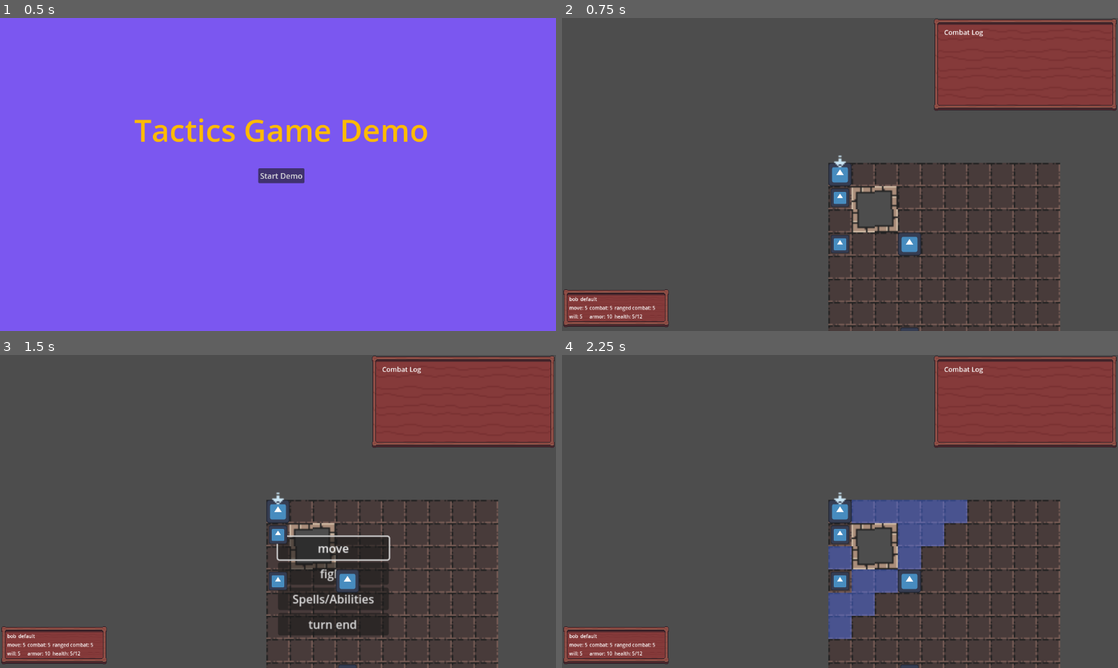
Above: before the commit, frames 1-4 (two rows, left to right).
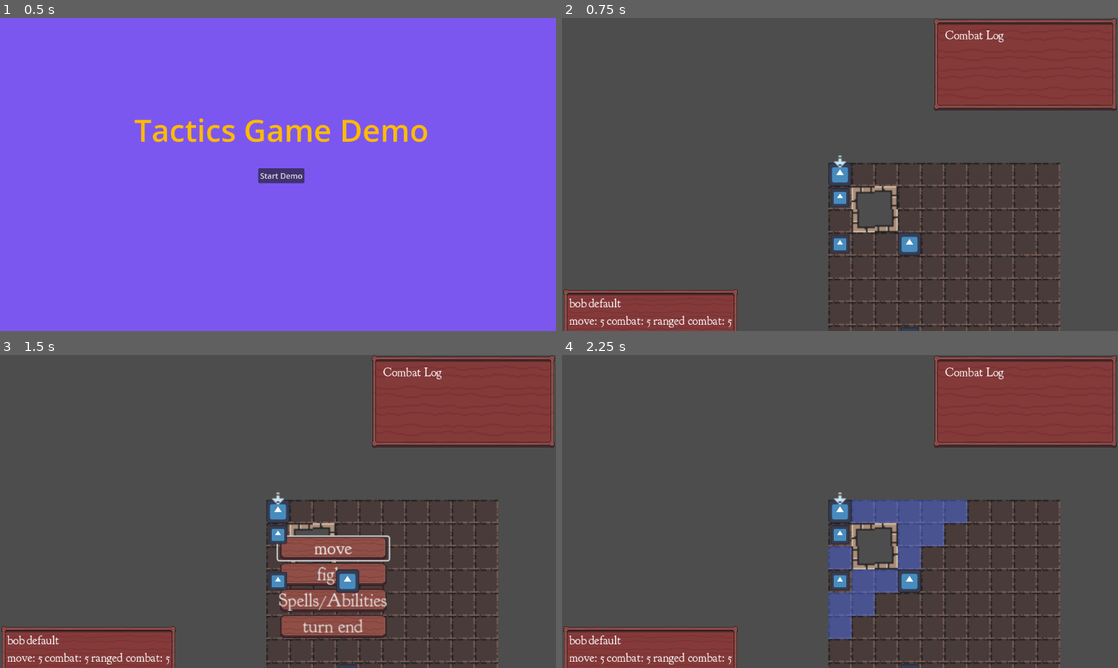
Above: after the commit, the same moments.

Repository: brianhall1313/dungeon-tactics
Game: Godot game, scene res://Scene/start_screen.tscn
The game is run twice, just before and just after one commit, with the same random seed, the same clock (stepped at 60 frames per second) and the same inputs. The engine's default icon, where the game draws it, is replaced by a stand-in: a white triangle on a blue panel in a dark square.
Inputs (mouse positions are in pixels of both pictures, inside the frame that each line leads up to):
- Up to frame 1 (0.5 s): no input
- Up to frame 2 (0.75 s): click "Start Demo" at 0.5 s
- Up to frame 3 (1.5 s): tap Enter at 1.25 s; move the mouse to (461, 401) at 1.27 s
- Up to frame 4 (2.25 s): click "move" at 2 s

Frame 1 is identical in both runs. In frame 2, 2.8% of the frame differs, in the area x 0-80%, y 3-100%; in frame 3, 7.9%; in frame 4, 2.8%.

Commit message:
more ui stuff, found and fixed s bug doing so

Diff:
--- a/Global/Global.gd
+++ b/Global/Global.gd
@@ -2,7 +2,7 @@
 
 var current_state:State
 var dead_position:Vector2
-var debug:bool = true
+var debug:bool = false
 var Character=preload("res://Scene/Character.tscn")
 var cell_size:int = 16
 @onready var free_spaces:Array=[4]
--- a/Resources/dungeon_theme.tres
+++ b/Resources/dungeon_theme.tres
@@ -1,6 +1,9 @@
-[gd_resource type="Theme" load_steps=3 format=3 uid="uid://5fu88ou1dk5"]
+[gd_resource type="Theme" load_steps=6 format=3 uid="uid://5fu88ou1dk5"]
 
+[ext_resource type="FontFile" uid="uid://cgeqqxharig4e" path="res://Resources/GoudyBookletter1911-Regular.ttf" id="1_4uqtn"]
 [ext_resource type="Texture2D" uid="uid://bn6tbhu2txgn2" path="res://textures/Wooden Pixel Art GUI 32x32.png" id="1_cgaqg"]
+[ext_resource type="StyleBox" uid="uid://bcoqgx8in6e51" path="res://textures/gui_button_hover.tres" id="1_v0v4v"]
+[ext_resource type="StyleBox" uid="uid://ds4wm71v8qjca" path="res://textures/gui_button.tres" id="2_jkgow"]
 
 [sub_resource type="StyleBoxTexture" id="StyleBoxTexture_1fhaq"]
 texture = ExtResource("1_cgaqg")
@@ -11,6 +14,13 @@
 region_rect = Rect2(160, 640, 96, 96)
 
 [resource]
+Button/font_sizes/font_size = 25
+Button/fonts/font = ExtResource("1_4uqtn")
+Button/styles/hover = ExtResource("1_v0v4v")
+Button/styles/normal = ExtResource("2_jkgow")
+Label/font_sizes/font_size = 25
+Label/fonts/font = ExtResource("1_4uqtn")
 PanelContainer/styles/panel = SubResource("StyleBoxTexture_1fhaq")
 RichTextLabel/colors/default_color = Color(1, 1, 1, 1)
-RichTextLabel/fonts/normal_font = null
+RichTextLabel/font_sizes/normal_font_size = 25
+RichTextLabel/fonts/normal_font = ExtResource("1_4uqtn")
--- a/Scene/Map.gd
+++ b/Scene/Map.gd
@@ -411,6 +411,7 @@
 	var is_pause:bool = true
 	for x in players_list.alive_list:
 		if local_to_map(x.position)==local_to_map(Pointer.position):
+			current_character=x
 			if current_character.turn_tracker['moved'] and current_character.turn_tracker['turn_complete']==false:
 				is_pause = false
 				current_character.undo_movement()
--- a/Scene/Map.tscn
+++ b/Scene/Map.tscn
@@ -105,6 +105,7 @@
 anchor_bottom = 0.0
 grow_horizontal = 1
 grow_vertical = 1
+theme = ExtResource("16_lckb1")
 metadata/_edit_use_anchors_ = true
 
 [node name="fight_menus" parent="." instance=ExtResource("14_l63jg")]
@@ -126,7 +127,6 @@
 
 [node name="combat_log" type="RichTextLabel" parent="CanvasLayer/PanelContainer/log_margin"]
 layout_mode = 2
-theme_override_font_sizes/normal_font_size = 14
 text = " Combat Log
 "
 scroll_following = true
--- a/Scene/fight_menu.tscn
+++ b/Scene/fight_menu.tscn
@@ -1,7 +1,8 @@
-[gd_scene load_steps=8 format=3 uid="uid://ccnqpbi2cakl6"]
+[gd_scene load_steps=9 format=3 uid="uid://ccnqpbi2cakl6"]
 
 [ext_resource type="Script" path="res://Scene/menus.gd" id="1_fp5t1"]
 [ext_resource type="Script" path="res://Scene/fight_menu.gd" id="1_i3yku"]
+[ext_resource type="Theme" uid="uid://5fu88ou1dk5" path="res://Resources/dungeon_theme.tres" id="1_lc3y3"]
 [ext_resource type="Script" path="res://Scene/fight_menu_move.gd" id="1_yikbl"]
 [ext_resource type="Script" path="res://Scene/fight_menu_fight.gd" id="3_cpa2e"]
 [ext_resource type="Script" path="res://Scene/fight_menu_spells_and_abilities.gd" id="4_a1o32"]
@@ -13,6 +14,7 @@
 anchors_preset = 0
 offset_right = 153.0
 scale = Vector2(0.5, 0.5)
+theme = ExtResource("1_lc3y3")
 script = ExtResource("1_fp5t1")
 metadata/_edit_group_ = true
 
--- a/Scene/selected_character_info.tscn
+++ b/Scene/selected_character_info.tscn
@@ -28,12 +28,10 @@
 
 [node name="character_name" type="Label" parent="PanelContainer/MarginContainer/FlowContainer/HBoxContainer"]
 layout_mode = 2
-theme_override_font_sizes/font_size = 10
 text = "default"
 
 [node name="character_job" type="Label" parent="PanelContainer/MarginContainer/FlowContainer/HBoxContainer"]
 layout_mode = 2
-theme_override_font_sizes/font_size = 10
 text = "default"
 
 [node name="GridContainer" type="GridContainer" parent="PanelContainer/MarginContainer/FlowContainer"]
@@ -44,30 +42,24 @@
 
 [node name="move" type="Label" parent="PanelContainer/MarginContainer/FlowContainer/GridContainer"]
 layout_mode = 2
-theme_override_font_sizes/font_size = 10
 text = "default"
 
 [node name="combat" type="Label" parent="PanelContainer/MarginContainer/FlowContainer/GridContainer"]
 layout_mode = 2
-theme_override_font_sizes/font_size = 10
 text = "default"
 
 [node name="ranged_combat" type="Label" parent="PanelContainer/MarginContainer/FlowContainer/GridContainer"]
 layout_mode = 2
-theme_override_font_sizes/font_size = 10
 text = "default"
 
 [node name="will" type="Label" parent="PanelContainer/MarginContainer/FlowContainer/GridContainer"]
 layout_mode = 2
-theme_override_font_sizes/font_size = 10
 text = "default"
 
 [node name="armor" type="Label" parent="PanelContainer/MarginContainer/FlowContainer/GridContainer"]
 layout_mode = 2
-theme_override_font_sizes/font_size = 10
 text = "default"
 
 [node name="health" type="Label" parent="PanelContainer/MarginContainer/FlowContainer/GridContainer"]
 layout_mode = 2
-theme_override_font_sizes/font_size = 10
 text = "default"
--- /dev/null
+++ b/textures/gui_button.tres
@@ -0,0 +1,7 @@
+[gd_resource type="StyleBoxTexture" load_steps=2 format=3 uid="uid://ds4wm71v8qjca"]
+
+[ext_resource type="Texture2D" uid="uid://bn6tbhu2txgn2" path="res://textures/Wooden Pixel Art GUI 32x32.png" id="1_k663c"]
+
+[resource]
+texture = ExtResource("1_k663c")
+region_rect = Rect2(128, 1056, 96, 32)
--- /dev/null
+++ b/textures/gui_button_hover.tres
@@ -0,0 +1,7 @@
+[gd_resource type="StyleBoxTexture" load_steps=2 format=3 uid="uid://bcoqgx8in6e51"]
+
+[ext_resource type="Texture2D" uid="uid://bn6tbhu2txgn2" path="res://textures/Wooden Pixel Art GUI 32x32.png" id="1_6priw"]
+
+[resource]
+texture = ExtResource("1_6priw")
+region_rect = Rect2(128, 1088, 96, 32)
--- a/textures/wood_gui.tres
+++ /dev/null
@@ -1,3 +0,0 @@
-[gd_resource type="TileSet" format=3 uid="uid://b17iqwmv8n4bg"]
-
-[resource]
Binary file added: Resources/GoudyBookletter1911-Regular.ttf
Not shown, added: Resources/GoudyBookletter1911-Regular.ttf.import
